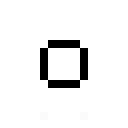
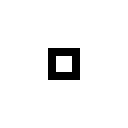
Layer changes from the first 128×128 image to the second:
painted on "waypoint_sign.png" over left=40, top=40, right=88, bottom=120
